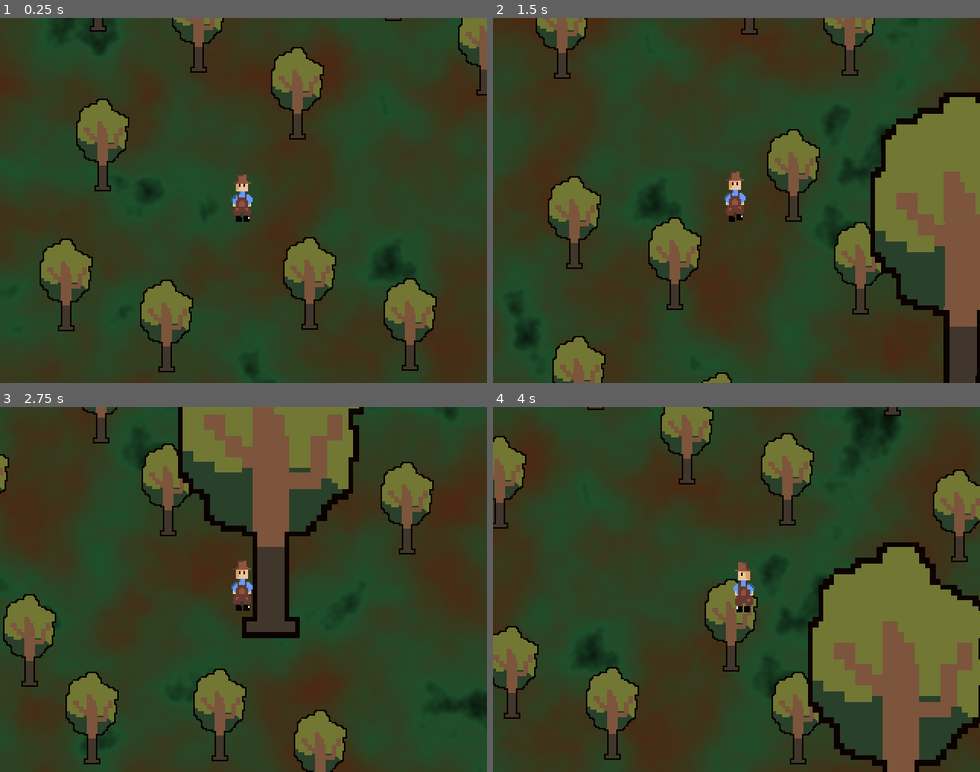
Above: before the commit, frames 1-4 (two rows, left to right).
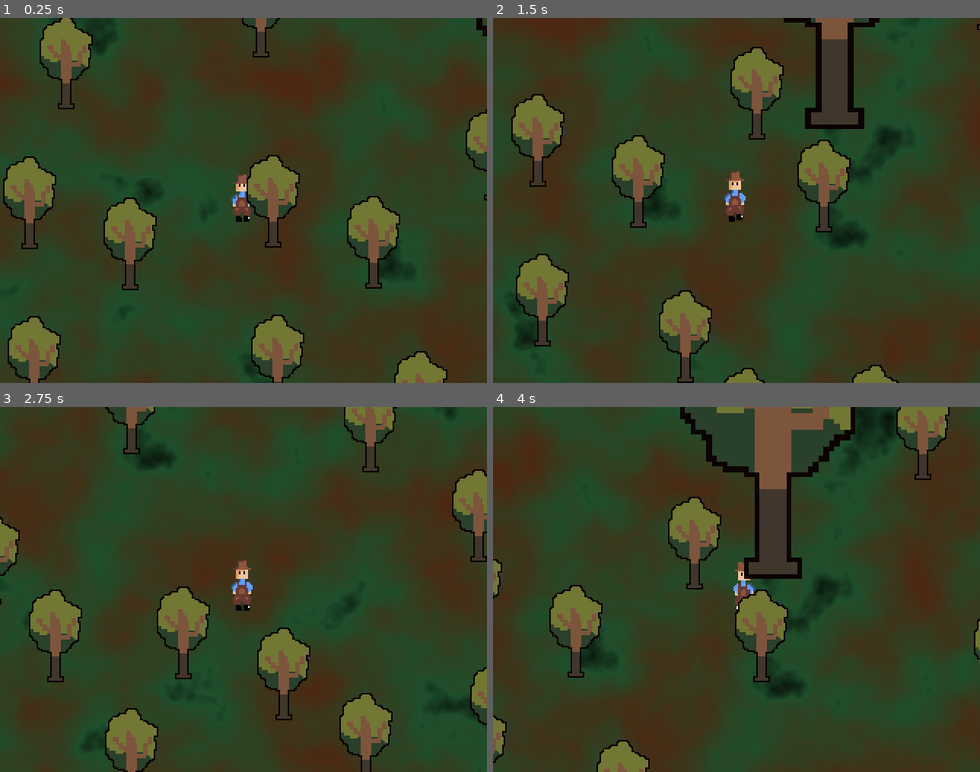
Above: after the commit, the same moments.

Repository: Eren1601/Cyberpunk-Frankenjam
Game: Godot game, scene res://scenes/World.tscn
Two runs of this game, one before a commit and one after it. Both use one fixed random seed, a clock stepped at 60 frames per second and the inputs below.
Inputs:
- Up to frame 1 (0.25 s): no input
- Up to frame 2 (1.5 s): tap Enter at 0.5 s; hold D (move_right) 0.53-1.28 s; hold S (move_down) from 1.28 s (still down)
- Up to frame 3 (2.75 s): release S (move_down) at 2.03 s; hold D (move_right) from 2.03 s (still down)
- Up to frame 4 (4 s): release D (move_right) at 2.78 s; hold W (move_up) 2.78-3.53 s; hold A (move_left) from 3.53 s (still down)

The runs differ from the first frame. In frame 1, 20% of the frame differs, in the area x 0-100%, y 0-100%; in frame 2, 28%; in frame 3, 27%; in frame 4, 34%.

Commit message:
Collision World Rand

Diff:
--- a/scenes/Player.tscn
+++ b/scenes/Player.tscn
@@ -245,16 +245,19 @@
 
 [node name="Player" type="CharacterBody2D"]
 z_index = 1
+y_sort_enabled = true
 collision_mask = 2
 script = ExtResource("1_p0vlq")
 
 [node name="AnimatedSprite2D" type="AnimatedSprite2D" parent="."]
+y_sort_enabled = true
 position = Vector2(2, 0)
 sprite_frames = SubResource("SpriteFrames_fq1a3")
 animation = &"idle"
 frame_progress = 0.42452335
 
 [node name="CollisionShape2D" type="CollisionShape2D" parent="."]
+y_sort_enabled = true
 position = Vector2(0, 7)
 shape = SubResource("CapsuleShape2D_3li8b")
 
--- a/scenes/Tree.tscn
+++ b/scenes/Tree.tscn
@@ -9,14 +9,16 @@
 
 [node name="Tree" type="Node2D"]
 z_index = 1
+y_sort_enabled = true
 script = ExtResource("1_2cic4")
 
 [node name="Sprite2D" type="Sprite2D" parent="."]
 position = Vector2(-24, -65)
 texture = ExtResource("2_omb14")
-centered = false
+offset = Vector2(1, -20)
 
 [node name="StaticBody2D" type="StaticBody2D" parent="."]
+y_sort_enabled = true
 collision_layer = 2
 
 [node name="CollisionShape2D" type="CollisionShape2D" parent="StaticBody2D"]
--- a/scenes/World.tscn
+++ b/scenes/World.tscn
@@ -20,12 +20,16 @@
 color_ramp = SubResource("Gradient_7c4bj")
 
 [node name="Node2D" type="Node2D"]
+y_sort_enabled = true
 
 [node name="Forest Layer" type="Node2D" parent="."]
 
 [node name="Background" type="Sprite2D" parent="Forest Layer"]
 texture = SubResource("NoiseTexture2D_i4b1j")
 metadata/_edit_lock_ = true
+
+[node name="Player" parent="Forest Layer/Background" instance=ExtResource("2_0uv0p")]
+position = Vector2(-303, -136)
 
 [node name="Trees" type="Node2D" parent="Forest Layer"]
 
@@ -278,9 +282,6 @@
 [node name="Tree30" parent="Forest Layer/Trees" instance=ExtResource("1_hlk0d")]
 position = Vector2(-429, 283)
 _node_id = 30
-
-[node name="Player" parent="Forest Layer" instance=ExtResource("2_0uv0p")]
-position = Vector2(-303, -136)
 
 [node name="RootGraph" type="Node" parent="."]
 script = ExtResource("3_b3faq")
@@ -298,3 +299,12 @@
 
 [node name="GameState" type="Node" parent="."]
 script = ExtResource("6_h1bdy")
+
+[node name="Collision" type="Node2D" parent="."]
+
+[node name="StaticBody2D" type="StaticBody2D" parent="Collision"]
+collision_layer = 7
+collision_mask = 7
+
+[node name="CollisionPolygon2D" type="CollisionPolygon2D" parent="Collision/StaticBody2D"]
+polygon = PackedVector2Array(-479, -359, 481, -357, 479, 359, -485, 357, -480, -339, -533, -118, -559, 328, -474, 468, 162, 465, 629, 460, 591, -301, 434, -431, -26, -469, -553, -412, -481, -340)
